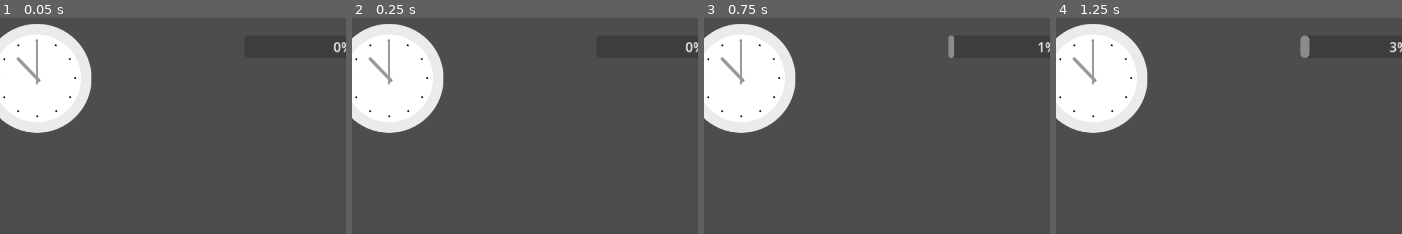
Above: before the commit, frames 1-4 (left to right).
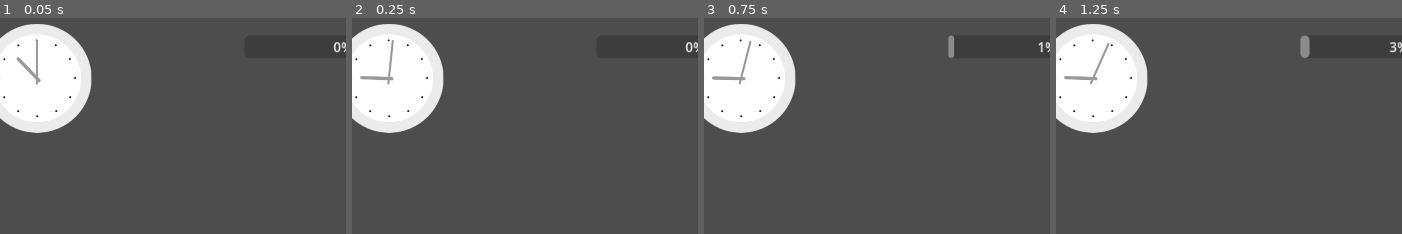
Above: after the commit, the same moments.

Repository: JoeyPL5/trigamedev-monthly-5
Game: Godot game, scene res://Scenes/LevelComponents/DemoLevel.tscn
Two runs of this game, one before a commit and one after it. Both use one fixed random seed, a clock stepped at 60 frames per second and the inputs below. This scene is started directly instead of the project's main scene. Sound files missing from this copy of the repository are replaced by a short silence.
Inputs (mouse positions are % of the whole screen's width and height, from its top left):
- Up to frame 1 (0.05 s): no input
- Up to frame 2 (0.25 s): no input
- Up to frame 3 (0.75 s): move the mouse to (79, 44) at 0.52 s; click (79, 44) at 0.67 s
- Up to frame 4 (1.25 s): no input
The pictures show only the part of the screen within x 3-53%, y 0-50%; the shares and areas given below are measured in that part.

Frame 1 is identical in both runs. In frame 2, 0.5% of the frame differs, in the area x 2-13%, y 10-31%; in frame 3, 0.5%; in frame 4, 0.5%, in the area x 2-16%, y 10-32%.

Commit message:
clock on  demo level

Diff:
--- a/TriGameDevMontlyGameJam5/destruction-jam-game/Scripts/Clock.gd
+++ b/TriGameDevMontlyGameJam5/destruction-jam-game/Scripts/Clock.gd
@@ -7,9 +7,11 @@
 
 @export var hour_hand : Panel
 @export var minute_hand : Panel
-@export var hour : int = 0
+@export var hour : int = 9
 @export var minute : int = 0
 @export var update_speed : float = 0.2
+
+var time_24h: int = 9
 
 #
 #func _ready() -> void:
@@ -25,6 +27,11 @@
 	var carried_hours : int = (self.minute + minutes) / MAX_MINUTES
 	self.minute = (self.minute + minutes) % MAX_MINUTES
 	self.hour = (self.hour + hours + carried_hours) % MAX_HOURS
+	time_24h += hours + carried_hours
+
+
+func is_past(target_hour: int) -> bool:
+	return time_24h >= target_hour
 
 
 func update_time(hour_ : int, minutes : int) -> void:
--- a/TriGameDevMontlyGameJam5/destruction-jam-game/Scripts/demo_level.gd
+++ b/TriGameDevMontlyGameJam5/destruction-jam-game/Scripts/demo_level.gd
@@ -3,6 +3,9 @@
 @export var min_idle_time: float = 3.0
 @export var max_idle_time: float = 8.0
 @export var patrol_speed: float = 50.0
+@export var clock_tick_interval: float = 0.1
+@export var clock_tick_minutes: int = 1.5
+@export var end_hour: int = 17
 
 var is_owner_patrolling: bool = false
 var is_game_over: bool = false
@@ -32,6 +35,7 @@
 	patrol_point_b = $PatrolPointB.global_position
 	$Owner.global_position = patrol_point_a
 	_patrol_loop()
+	_clock_loop()
 
 
 # Called every frame. 'delta' is the elapsed time since the previous frame.
@@ -45,6 +49,28 @@
 	$Owner.stop_all()
 	await get_tree().create_timer(3.0).timeout
 	get_tree().reload_current_scene()
+
+
+func _round_complete() -> void:
+	is_game_over = true
+	$CatPlayer.stop_click_animation()
+	$Owner.stop_all()
+	await get_tree().create_timer(3.0).timeout
+	get_tree().reload_current_scene()
+
+
+func _clock_loop() -> void:
+	while true:
+		if is_game_over:
+			break
+		await get_tree().create_timer(clock_tick_interval).timeout
+		if is_game_over:
+			break
+		$Clock.increment_time(0, clock_tick_minutes)
+		await $Clock.update_time($Clock.hour, $Clock.minute)
+		if $Clock.is_past(end_hour):
+			_round_complete()
+			break
 
 
 func _patrol_loop() -> void:
